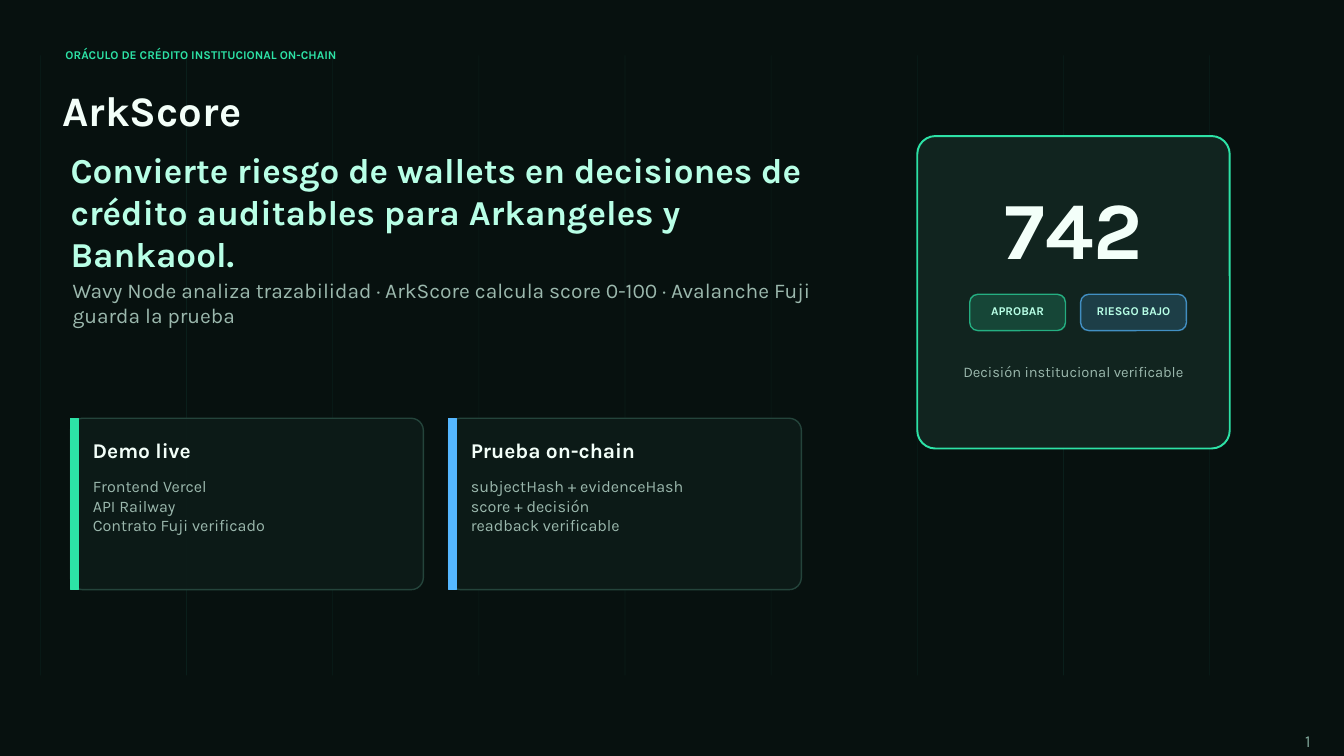
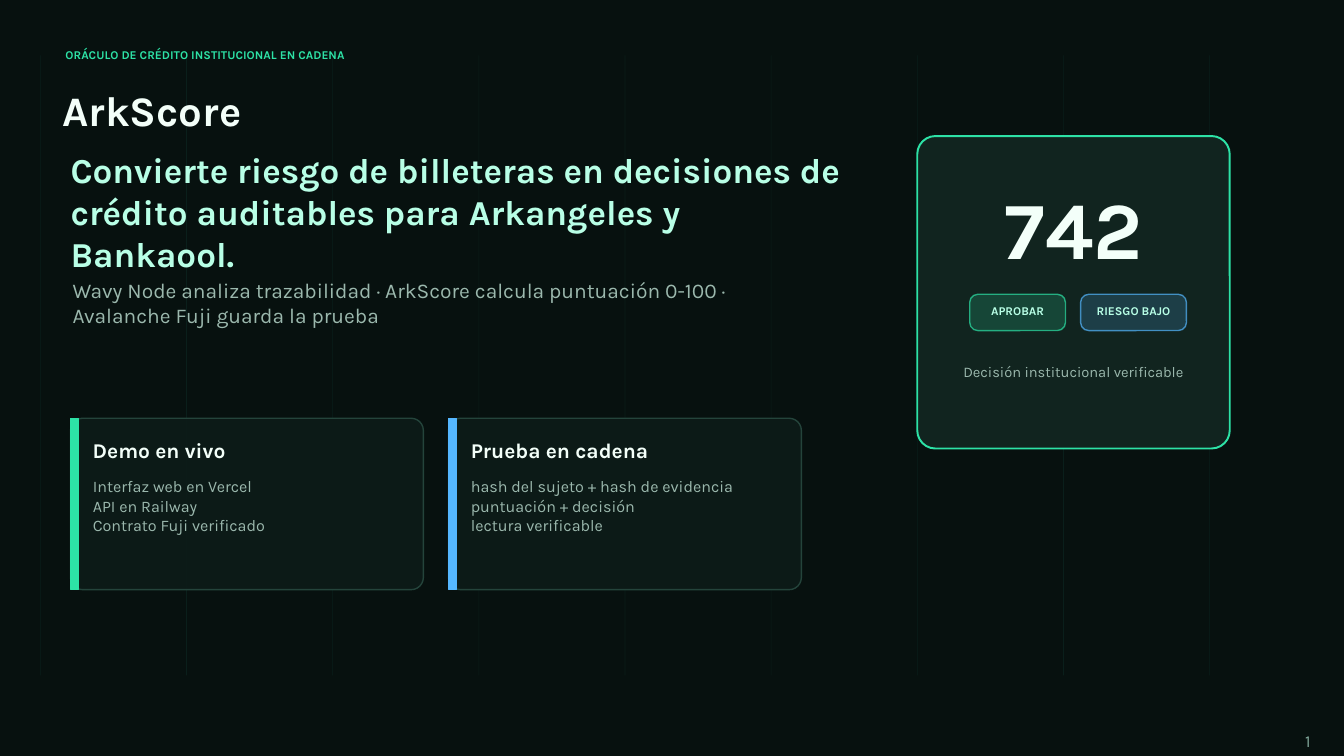
Before and after one commit to felirami/ArkScore, a slide deck: slide 1 of ArkScore-Pitch-Deck-ES.pptx. Drawn at 1344x756 pixels with LibreOffice and Linux fonts; fonts in the diff are those of the drawing. Boxes give left, top, right and bottom in pixels: in the first picture for what was removed or moved away, otherwise in the second. Text is boxed around its words. In the diff, an @@ line names an element or a change of style, - is before the commit and + after.

```diff
--- a/ArkScore-Pitch-Deck-ES.pptx
+++ b/ArkScore-Pitch-Deck-ES.pptx
@@ text at (65,48,344,59): text changed @@
-ORÁCULO DE CRÉDITO INSTITUCIONAL ON-CHAIN
+ORÁCULO DE CRÉDITO INSTITUCIONAL EN CADENA
@@ text at (71,158,840,268): text changed @@
-Convierte riesgo de wallets en decisiones de crédito auditables para Arkangeles y Bankaool.
+Convierte riesgo de billeteras en decisiones de crédito auditables para Arkangeles y Bankaool.
@@ text at (73,282,717,328): text changed @@
-Wavy Node analiza trazabilidad · ArkScore calcula score 0-100 · Avalanche Fuji guarda la prueba
+Wavy Node analiza trazabilidad · ArkScore calcula puntuación 0-100 · Avalanche Fuji guarda la prueba
@@ text at (93,443,226,459): text changed @@
-Demo live
+Demo en vivo
@@ text at (471,443,648,459): text changed @@
-Prueba on-chain
+Prueba en cadena
@@ text at (93,481,252,516): text changed @@
-Frontend Vercel
-API Railway
+Interfaz web en Vercel
+API en Railway
@@ text at (471,481,733,531): text changed @@
-subjectHash + evidenceHash
-score + decisión
-readback verificable
+hash del sujeto + hash de evidencia
+puntuación + decisión
+lectura verificable
```
Also in this commit, not shown: 7 other slides changed, 1 other file.
